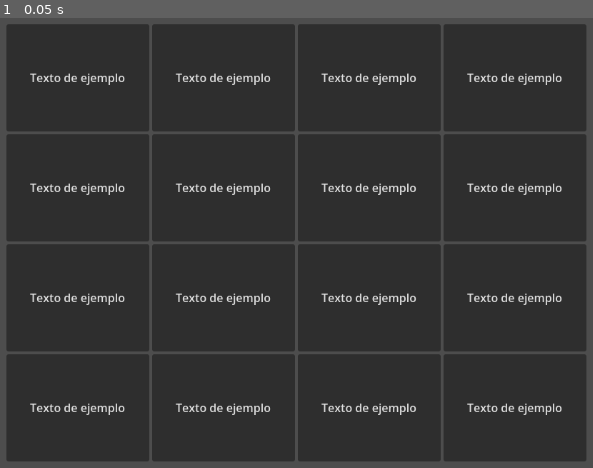
Above: before the commit, frame 1.
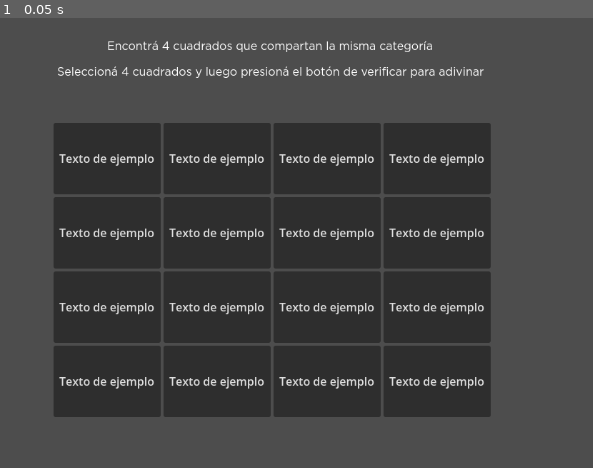
Above: after the commit, the same moment.

Repository: tobiaseugenio/SPOTLE-flores-lesertesseur-tedesco
Game: Godot game, scene res://scenes/harmonies.tscn
Two runs of this game, one before a commit and one after it. Both use one fixed random seed, a clock stepped at 60 frames per second and the inputs below. This scene is started directly instead of the project's main scene.
Inputs:
- Up to frame 1 (0.05 s): no input

The runs differ from the first frame. In frame 1, 53% of the frame differs, in the area x 1-99%, y 1-99%.

Commit message:
primer planteamineto de bdd para las categorias, mejor organizacion en scripts y en los nodos de harmonies

Diff:
--- a/scenes/harmonies.tscn
+++ b/scenes/harmonies.tscn
@@ -1,95 +1,116 @@
 [gd_scene format=3 uid="uid://rkhgyehpt8ot"]
 
-[ext_resource type="Script" uid="uid://iobyx830vk6g" path="res://scripts/verificador_estado_botones.gd" id="1_22aiq"]
+[ext_resource type="Script" uid="uid://iobyx830vk6g" path="res://scripts/harmonies/verificador_estado_botones.gd" id="1_22aiq"]
+[ext_resource type="FontFile" uid="uid://l51kmrhpscdq" path="res://ui/fonts/GothamBook.ttf" id="2_l3ncf"]
+[ext_resource type="Script" uid="uid://cy2a1lp5ca356" path="res://scripts/harmonies/conectar_botones.gd" id="2_nkepk"]
 
 [node name="Harmonies" type="Node2D" unique_id=436709089]
 
 [node name="VerificadorEstadoBotones" type="Node" parent="." unique_id=1830057386]
 script = ExtResource("1_22aiq")
 
+[node name="ConectarBotones" type="Node" parent="." unique_id=537003701]
+script = ExtResource("2_nkepk")
+
 [node name="GridContainer" type="GridContainer" parent="." unique_id=972581184]
-offset_left = 177.0
-offset_top = 27.0
-offset_right = 989.0
-offset_bottom = 639.0
+offset_left = 243.0
+offset_top = 165.0
+offset_right = 859.0
+offset_bottom = 579.0
+size_flags_horizontal = 4
+size_flags_vertical = 0
 columns = 4
 
 [node name="Button" type="Button" parent="GridContainer" unique_id=121291312]
-custom_minimum_size = Vector2(200, 150)
+custom_minimum_size = Vector2(150, 100)
 layout_mode = 2
 text = "Texto de ejemplo"
 
 [node name="Button2" type="Button" parent="GridContainer" unique_id=1731379758]
-custom_minimum_size = Vector2(200, 150)
+custom_minimum_size = Vector2(150, 100)
 layout_mode = 2
 text = "Texto de ejemplo"
 
 [node name="Button3" type="Button" parent="GridContainer" unique_id=1185331397]
-custom_minimum_size = Vector2(200, 150)
+custom_minimum_size = Vector2(150, 100)
 layout_mode = 2
 text = "Texto de ejemplo"
 
 [node name="Button4" type="Button" parent="GridContainer" unique_id=620281300]
-custom_minimum_size = Vector2(200, 150)
+custom_minimum_size = Vector2(150, 100)
 layout_mode = 2
 text = "Texto de ejemplo"
 
 [node name="Button5" type="Button" parent="GridContainer" unique_id=310223419]
-custom_minimum_size = Vector2(200, 150)
+custom_minimum_size = Vector2(150, 100)
 layout_mode = 2
 text = "Texto de ejemplo"
 
 [node name="Button6" type="Button" parent="GridContainer" unique_id=1753946212]
-custom_minimum_size = Vector2(200, 150)
+custom_minimum_size = Vector2(150, 100)
 layout_mode = 2
 text = "Texto de ejemplo"
 
 [node name="Button7" type="Button" parent="GridContainer" unique_id=96079068]
-custom_minimum_size = Vector2(200, 150)
+custom_minimum_size = Vector2(150, 100)
 layout_mode = 2
 text = "Texto de ejemplo"
 
 [node name="Button8" type="Button" parent="GridContainer" unique_id=1090171231]
-custom_minimum_size = Vector2(200, 150)
+custom_minimum_size = Vector2(150, 100)
 layout_mode = 2
 text = "Texto de ejemplo"
 
 [node name="Button9" type="Button" parent="GridContainer" unique_id=2059906719]
-custom_minimum_size = Vector2(200, 150)
+custom_minimum_size = Vector2(150, 100)
 layout_mode = 2
 text = "Texto de ejemplo"
 
 [node name="Button10" type="Button" parent="GridContainer" unique_id=333367899]
-custom_minimum_size = Vector2(200, 150)
+custom_minimum_size = Vector2(150, 100)
 layout_mode = 2
 text = "Texto de ejemplo"
 
 [node name="Button11" type="Button" parent="GridContainer" unique_id=1546626090]
-custom_minimum_size = Vector2(200, 150)
+custom_minimum_size = Vector2(150, 100)
 layout_mode = 2
 text = "Texto de ejemplo"
 
 [node name="Button12" type="Button" parent="GridContainer" unique_id=1478697116]
-custom_minimum_size = Vector2(200, 150)
+custom_minimum_size = Vector2(150, 100)
 layout_mode = 2
 text = "Texto de ejemplo"
 
 [node name="Button13" type="Button" parent="GridContainer" unique_id=743852641]
-custom_minimum_size = Vector2(200, 150)
+custom_minimum_size = Vector2(150, 100)
 layout_mode = 2
 text = "Texto de ejemplo"
 
 [node name="Button14" type="Button" parent="GridContainer" unique_id=915900216]
-custom_minimum_size = Vector2(200, 150)
+custom_minimum_size = Vector2(150, 100)
 layout_mode = 2
 text = "Texto de ejemplo"
 
 [node name="Button15" type="Button" parent="GridContainer" unique_id=1804359134]
-custom_minimum_size = Vector2(200, 150)
+custom_minimum_size = Vector2(150, 100)
 layout_mode = 2
 text = "Texto de ejemplo"
 
 [node name="Button16" type="Button" parent="GridContainer" unique_id=333187878]
-custom_minimum_size = Vector2(200, 150)
+custom_minimum_size = Vector2(150, 100)
 layout_mode = 2
 text = "Texto de ejemplo"
+
+[node name="Label" type="Label" parent="." unique_id=1366681664]
+offset_left = 246.0
+offset_top = 8.0
+offset_right = 848.0
+offset_bottom = 164.0
+size_flags_horizontal = 4
+theme_override_fonts/font = ExtResource("2_l3ncf")
+text = "Encontrá 4 cuadrados que compartan la misma categoría
+
+Seleccioná 4 cuadrados y luego presioná el botón de verificar para adivinar
+"
+horizontal_alignment = 1
+vertical_alignment = 1
--- /dev/null
+++ b/scripts/harmonies/categoriasHarmonies.gd
@@ -0,0 +1,9 @@
+extends Node
+class_name CategoriasHarmonies
+
+const CATEGORIAS_HARMONIES=[
+	{
+		"nombre": "Canciones de The Beatles",
+		"opciones": ["Yesterday", "Let It Be", "Come Together", "Here Comes The Sun"]
+	}
+]
--- /dev/null
+++ b/scripts/harmonies/verificador_estado_botones.gd
@@ -0,0 +1,10 @@
+extends Node
+@onready var botones = $"../GridContainer".get_children()
+
+# Called when the node enters the scene tree for the first time.
+func _ready() -> void:
+	pass
+
+# Called every frame. 'delta' is the elapsed time since the previous frame.
+func _process(delta: float) -> void:
+	pass
Not shown, added: scripts/harmonies/categoriasHarmonies.gd.uid
Renamed: scripts/verificador_estado_botones.gd -> scripts/harmonies/conectar_botones.gd
Not shown, added: scripts/harmonies/conectar_botones.gd.uid
Renamed: scripts/verificador_estado_botones.gd.uid -> scripts/harmonies/verificador_estado_botones.gd.uid
